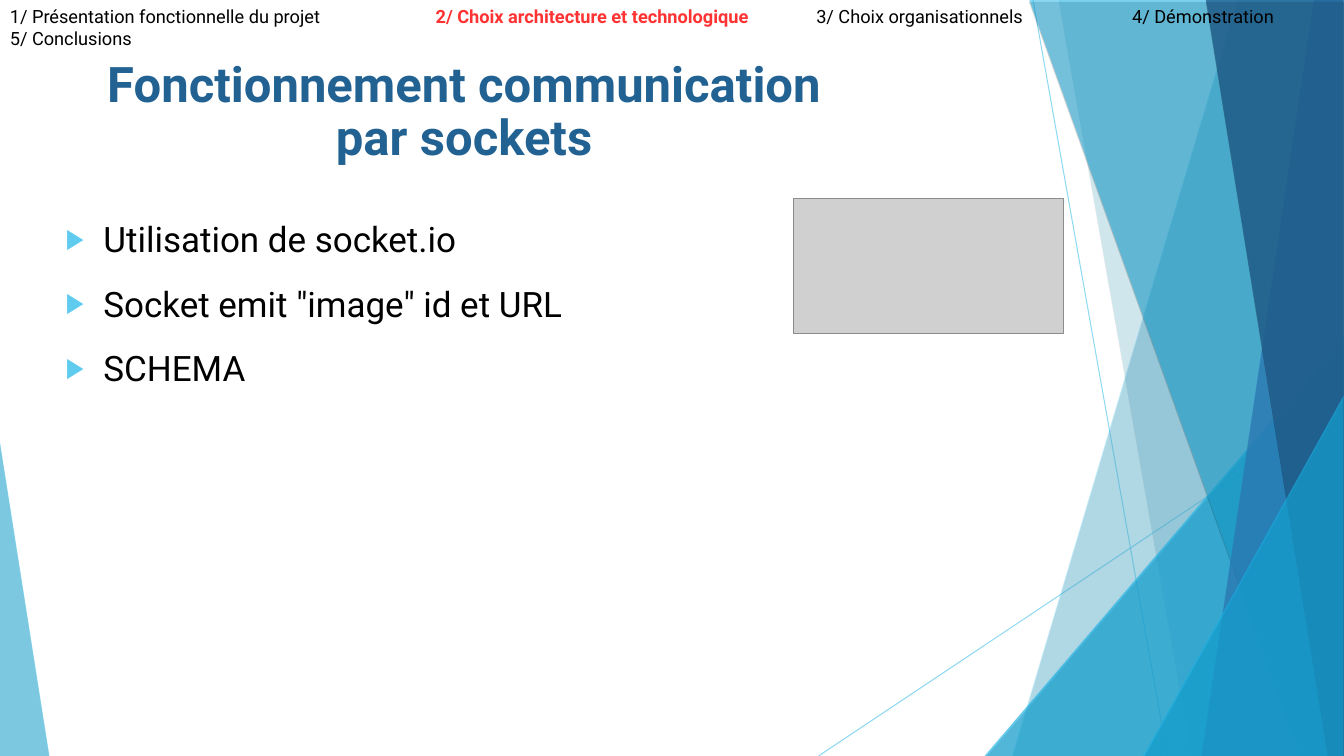
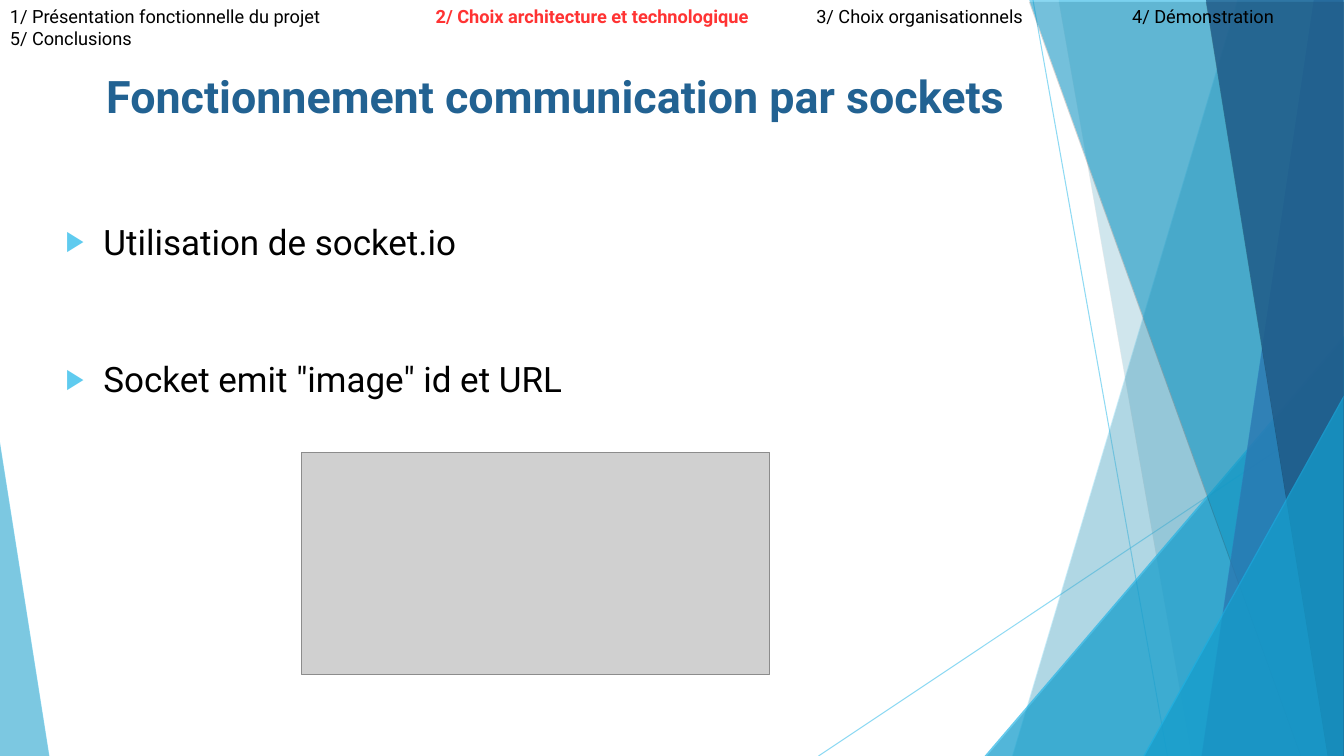
Before and after one commit to ComeBurguburu/AmbianceShowRoom, a slide deck: slide 13 of docs/Presentation orale.odp. Drawn at 1344x756 pixels with LibreOffice and Linux fonts; fonts in the diff are those of the drawing; grey boxes stand for pictures. Boxes give left, top, right and bottom in pixels: in the first picture for what was removed or moved away, otherwise in the second. Text is boxed around its words. In the diff, an @@ line names an element or a change of style, - is before the commit and + after.

```diff
--- a/docs/Presentation orale.odp
+++ b/docs/Presentation orale.odp
@@ text added at [106, 79, 1004, 122], 32 pt, text #226292, bold @@
+Fonctionnement communication par sockets
@@ text at [107, 66, 821, 165]: paragraph removed @@
-Fonctionnement communication par sockets
@@ text "Utilisation de socket.io": place and size @@
-text "Utilisation de socket.io" at [103, 66, 821, 382]
+text "Utilisation de socket.io" at [103, 228, 562, 400]
@@ text "Utilisation de socket.io" at [103, 228, 562, 400]: line spacing 1.2 to 1.3 @@
@@ text at [103, 355, 245, 382]: paragraph removed @@
-▶ SCHEMA
@@ picture: place and size @@
-picture at [793, 199, 1064, 334]
+picture at [301, 453, 770, 675]
```
Also in this commit, not shown: 13 other slides changed, 3 other files.
